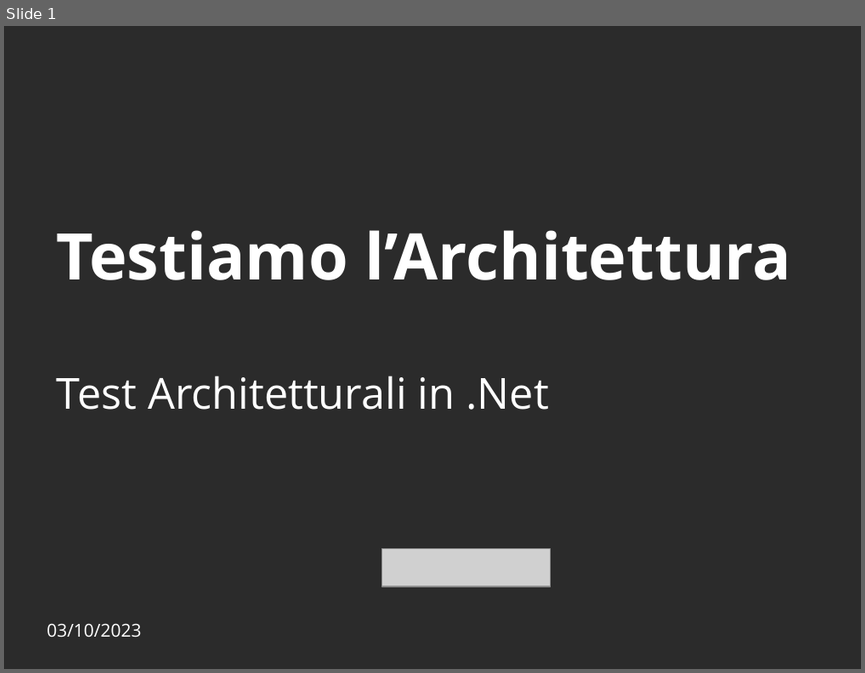
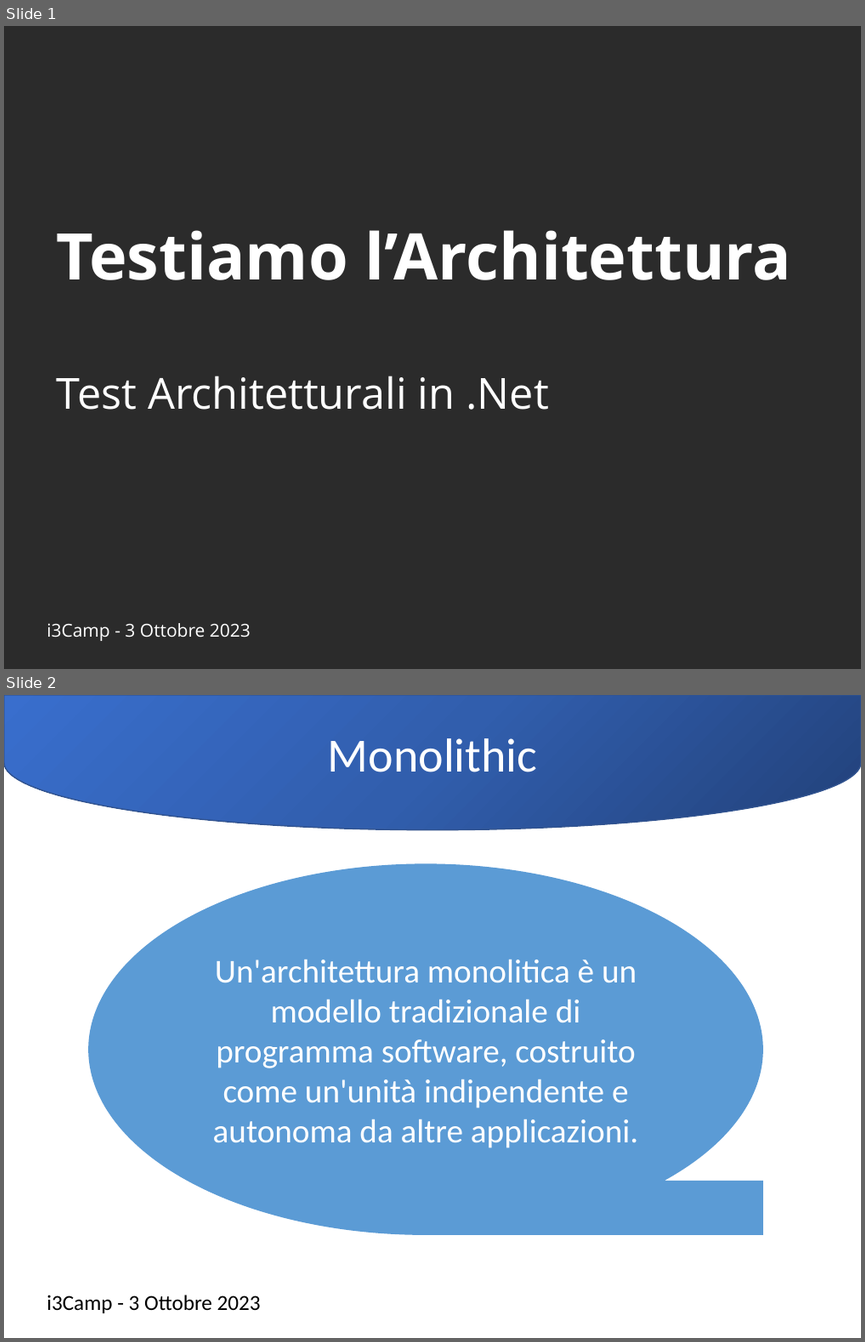
Before and after one commit to Ace68/slide, a slide deck: 2023/20231004-i3Camp/20231003-i3Camp.pptx. Shown one above the other, each under a label of ours: slide 1 before the commit, slides 1 and 2 after it. The pictures are 865x673 and 865x1342 pixels, drawn with LibreOffice and Linux fonts; fonts in the diff are those of the drawing; grey boxes stand for pictures; background and template pictures are left out; a plain dark background stands for a picture behind light text. Boxes give left, top, right and bottom in pixels: in the first picture for what was removed or moved away, otherwise in the second. Text is boxed around its words. In the diff, an @@ line names an element or a change of style, - is before the commit and + after.

Commit message:
i3Camp 2023-10

```diff
--- a/2023/20231004-i3Camp/20231003-i3Camp.pptx
+++ b/2023/20231004-i3Camp/20231003-i3Camp.pptx
@@ slide 2 added at (x1=4, y1=695, x2=861, y2=1338), background #FFFFFF @@
@@ flow chart delay added at (x1=4, y1=696, x2=860, y2=830), fill gradient #23427A to #315EAD to #3A6FCE, outline #325491 1 pt, 40 pt, text #FFFFFF @@
+Monolithic
@@ flow chart magnetic tape added at (x1=88, y1=864, x2=762, y2=1235), fill #5B9BD5, 28 pt, text #FFFFFF @@
+Un'architettura monolitica è un modello tradizionale di programma software, costruito come un'unità indipendente e autonoma da altre applicazioni.
@@ text added at (x1=46, y1=1294, x2=261, y2=1313), 18 pt, text #000000 @@
+i3Camp - 3 Ottobre 2023
@@ slide 1 changed as well @@
@@ picture removed at (x1=382, y1=548, x2=550, y2=585) @@
@@ text at (x1=46, y1=623, x2=250, y2=641): text changed @@
-03/10/2023
+i3Camp - 3 Ottobre 2023
```
Also in this commit, not shown: 6 other slides changed, 4 other slides added, 4 slides removed.
